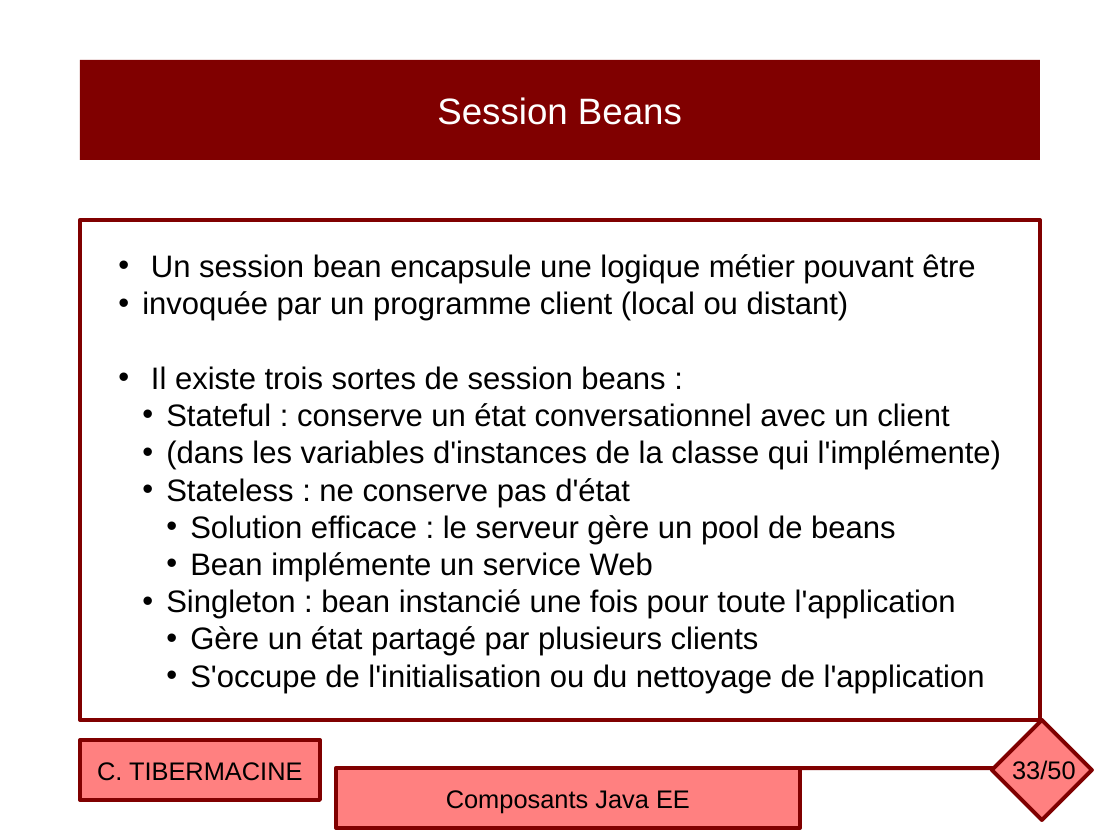
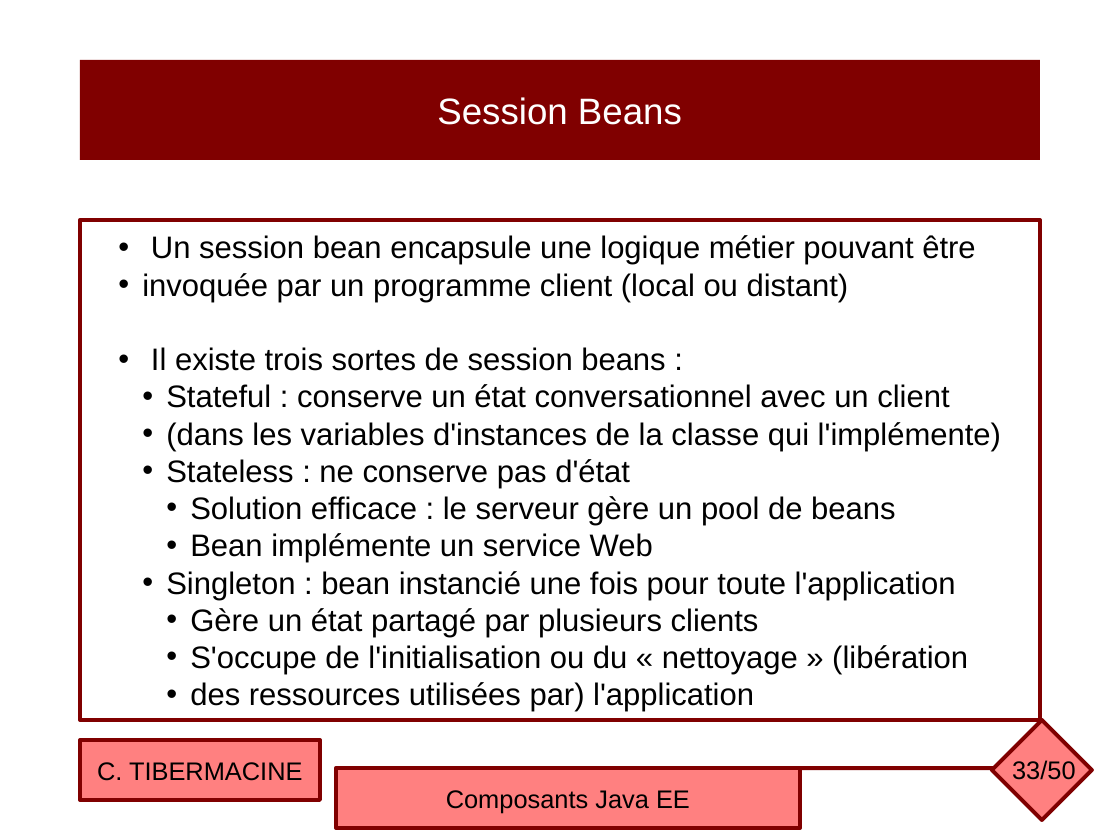
Before and after one commit to ctiber/composants, a slide deck: slide 33 of cours/cours1.odp. Drawn at 1120x840 pixels with LibreOffice and Linux fonts; fonts in the diff are those of the drawing. Boxes give left, top, right and bottom in pixels: in the first picture for what was removed or moved away, otherwise in the second. Text is boxed around its words. In the diff, an @@ line names an element or a change of style, - is before the commit and + after.

```diff
--- a/cours/cours1.odp
+++ b/cours/cours1.odp
@@ text in rectangle at <box>190,645,968,712</box>: text changed @@
-    • S'occupe de l'initialisation ou du nettoyage de l'application
+    • S'occupe de l'initialisation ou du « nettoyage » (libération
+    • des ressources utilisées par) l'application
```
Also in this commit, not shown: 21 other slides changed, 1 slide added, 1 slide removed, 1 other file.
